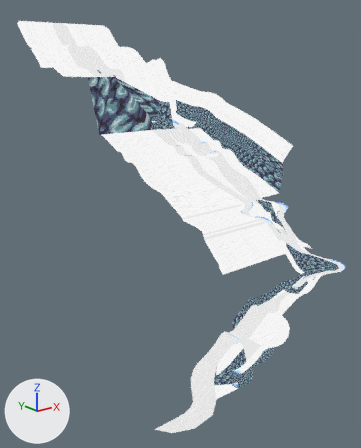
Before and after pictures for a commit that changed the Blender file Assets/Models/Environments/TrueLevel1/L1_v01.blend.
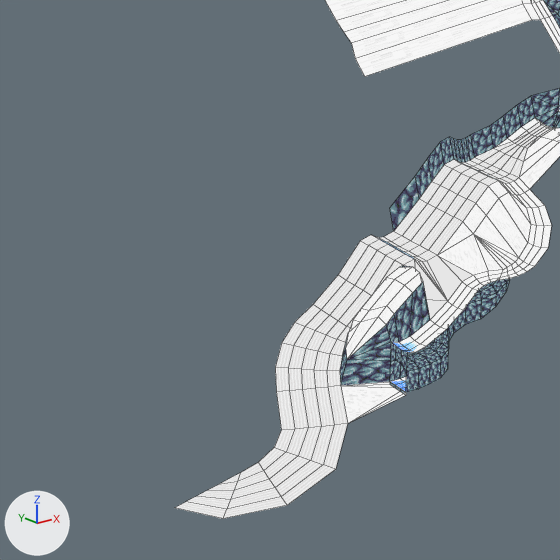
Old and new are each drawn whole from a camera (50 mm lens) standing at (-748.0, -1554.0, -132.0) and looking at (-1.0, -621.0, -506.0) and again close up on the part from 26% to 81% of the width and 55% to 100% of the height. The lights are fixed; the arrows at lower left show +X, +Y and +Z. The close-ups show mesh edges as thin lines.
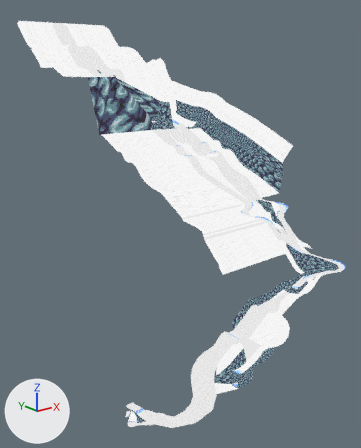
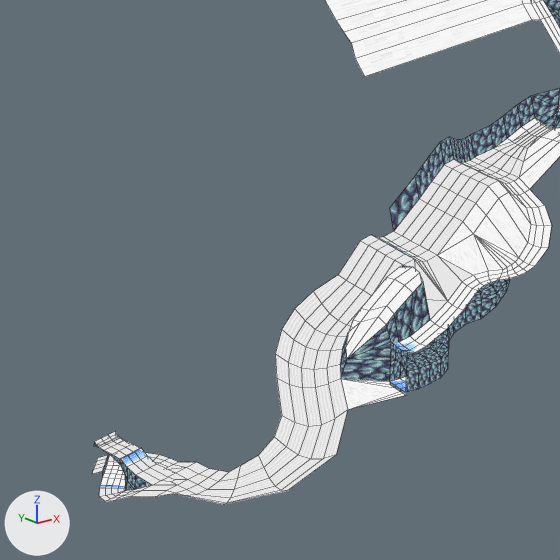
What changed in the scene script:
```text
Change me_grid:
    used by ob_grid; location = (0.0, 0.0, 0.0)
    remove me_grid.from_pydata(...)  # 2449 vertices, 2507 faces; spans x -348.0..217.0, y -1044.0..15.0, z -708.0..0.0
    add me_grid.from_pydata(...)  # 2628 vertices, 2672 faces; spans x -353.0..217.0, y -1044.0..15.0, z -749.0..0.0
    me_grid part 1
    18 vertices in x -339.0..-201.0, y -1036.0..-950.0, z -708.0..-648.0 move by (0.0, 0.0, 5.0)
    13 vertices in x -331.0..-201.0, y -1029.0..-958.0, z -708.0..-648.0 move by (0.0, 0.0, 1.0)
    10 vertices in x -348.0..-201.0, y -1044.0..-942.0, z -708.0..-648.0 move by (0.0, 0.0, 10.0)
    7 vertices in x -314.0..-210.0, y -1012.0..-976.0, z -708.0..-653.0 move by (0.0, 0.0, 3.0)
    4 vertices move from x -288.0..-201.0, y -1014.0..-983.0, z -681.0..-648.0 to x -288.0..-201.0, y -1014.0..-983.0, z -677.0..-646.0
    132 vertices are added at x -353.0..-301.0, y -975.0..-874.0, z -749.0..-705.0
    26 new vertices lie (5.0, 0.0, 0.0) away from vertices in x -353.0..-314.0, y -925.0..-875.0, z -745.0..-725.0
    5 new vertices lie (0.0, 0.0, 5.0) away from vertices in x -339.0..-327.0, y -891.0..-879.0, z -749.0
    5 new vertices lie (-5.0, 5.0, -3.0) away from vertices in x -339.0..-327.0, y -891.0..-879.0, z -744.0
    5 new vertices lie (8.0, 0.0, 0.0) away from vertices in x -344.0..-309.0, y -975.0..-945.0, z -722.0..-710.0
    6 new vertices lie (0.0, 0.0, 10.0) away from vertices in x -332.0..-311.0, y -907.0..-896.0, z -749.0
    165 new faces join them
```

Changed parts and their boxes [x1, y1, x2, y2] in the close-ups (560 x 560 px):
'Grid', reshaped: before [175, 0, 560, 519]; after [92, 0, 560, 504]
part 1 of me_grid, built on: before [175, 275, 406, 519]; after [92, 275, 406, 504]
